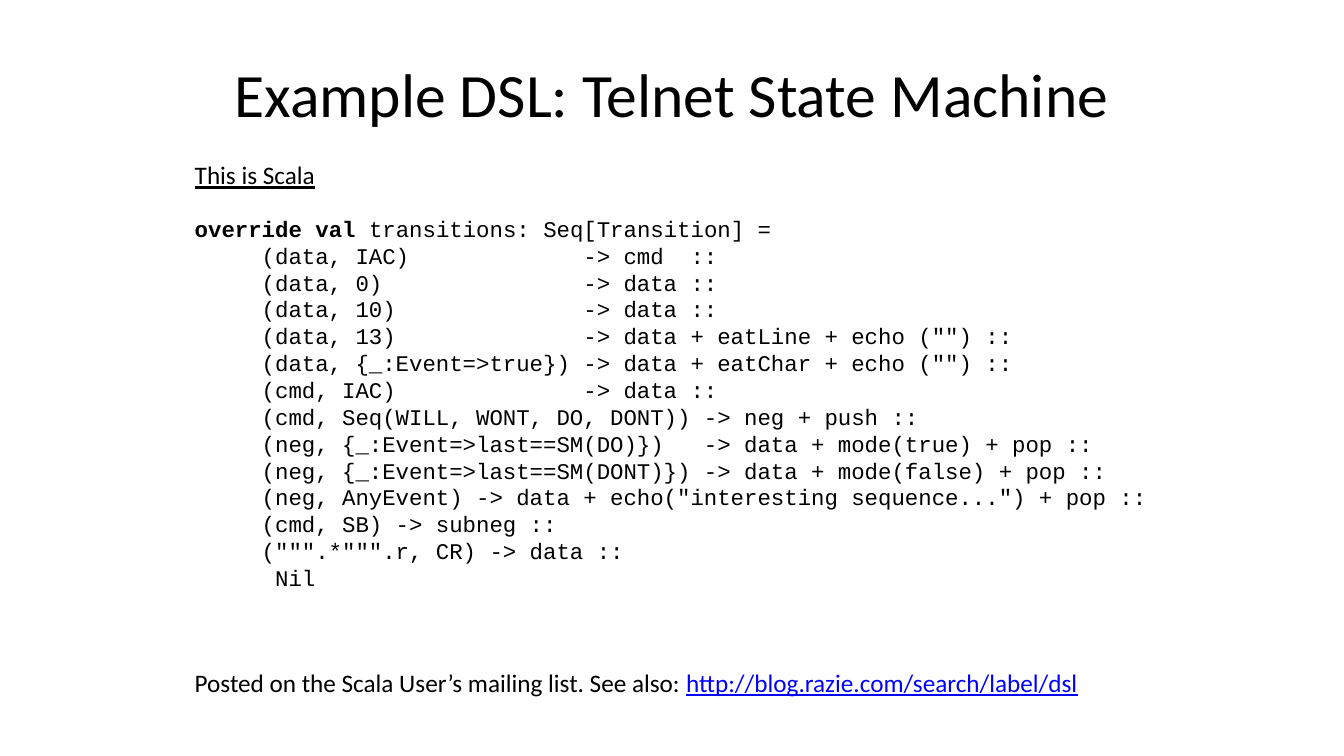
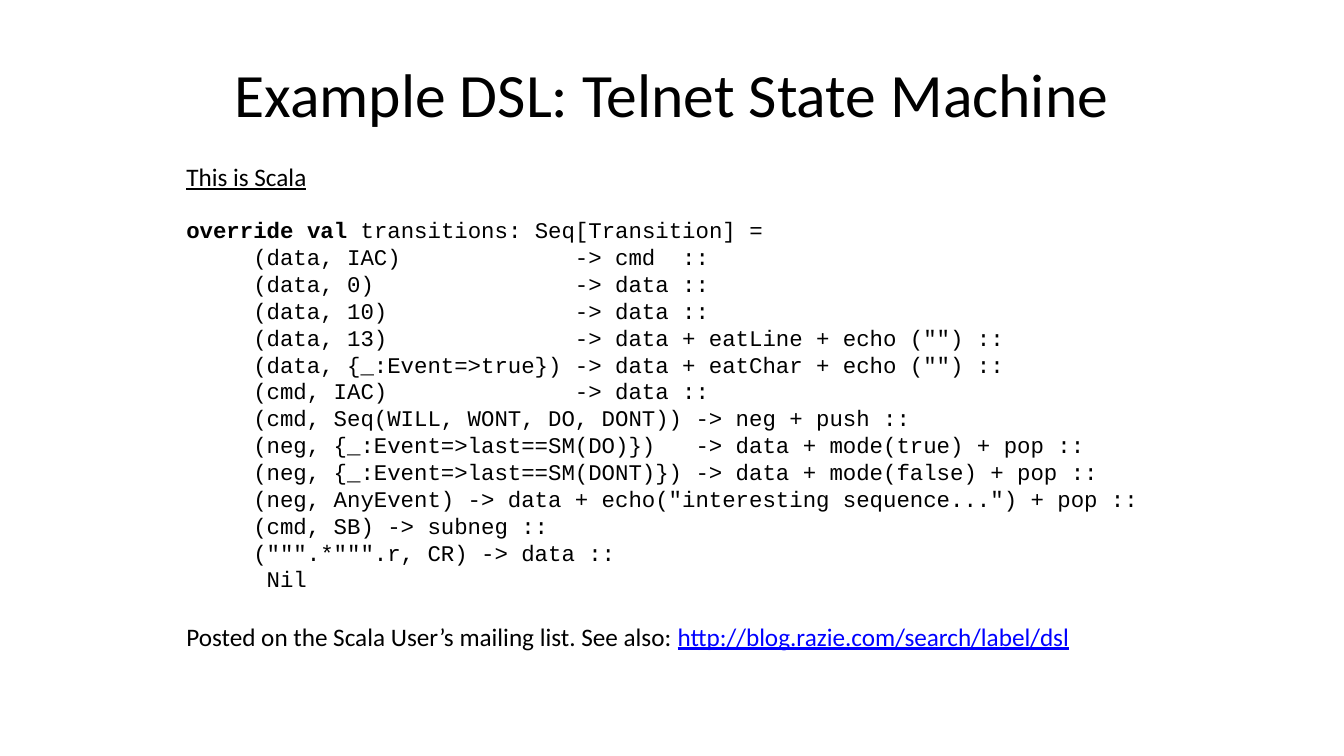
Before and after one commit to pchapin/augusta, a slide deck: slide 18 of tutorials/Scala/presentations/00_Introduction.pptx (slide 17 before the commit). Drawn at 1344x756 pixels with LibreOffice and Linux fonts; fonts in the diff are those of the drawing. Boxes give left, top, right and bottom in pixels: in the first picture for what was removed or moved away, otherwise in the second. Text is boxed around its words. In the diff, an @@ line names an element or a change of style, - is before the commit and + after.

Commit message:
Updated the Scala introduction slides in the Scala tutorial.

```diff
--- a/tutorials/Scala/presentations/00_Introduction.pptx
+++ b/tutorials/Scala/presentations/00_Introduction.pptx
@@ text "This is Scala": place and size @@
-text "This is Scala" at (195,166,315,189)
+text "This is Scala" at (186,168,306,190)
@@ text "override val transitions: Seq[Transition] =": place and size @@
-text "override val transitions: Seq[Transition] =" at (195,221,1106,586)
+text "override val transitions: Seq[Transition] =" at (186,222,1097,587)
@@ text "Posted on the Scala User’s ...": place and size @@
-text "Posted on the Scala User’s ..." at (195,674,1077,697)
+text "Posted on the Scala User’s ..." at (186,628,1069,651)
```
Also in this commit, not shown: 12 other slides changed, 3 slides added, 2 slides removed.
